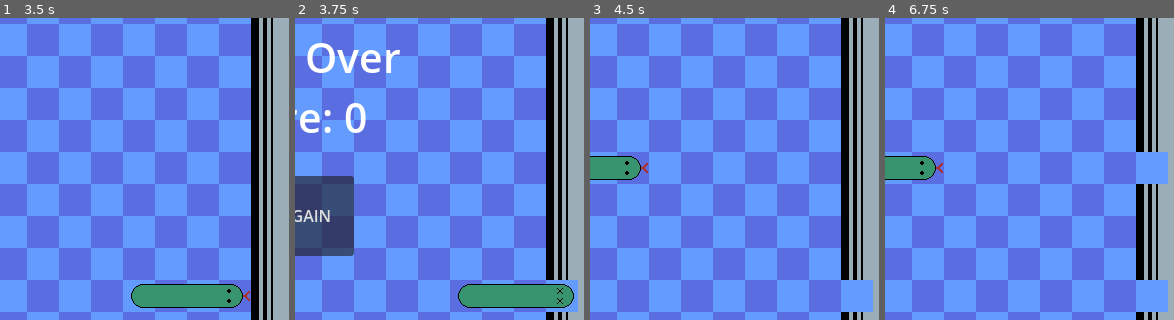
Above: before the commit, frames 1-4 (left to right).
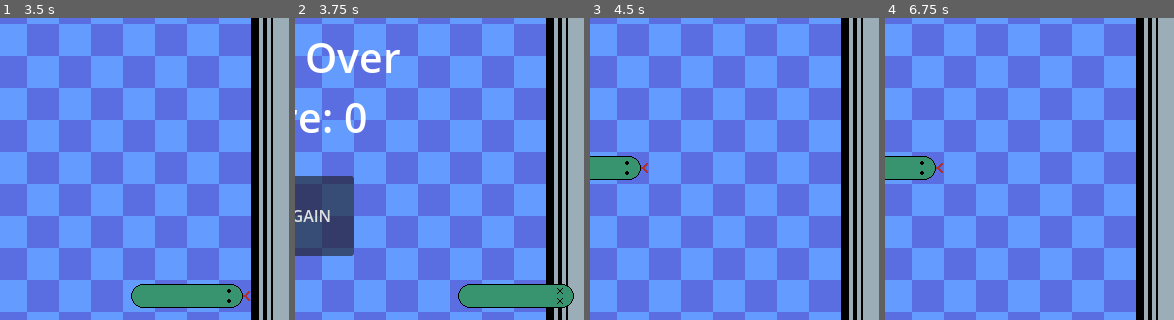
Above: after the commit, the same moments.

Repository: conor-wilson/snake
Game: Godot game, scene res://scenes/main.tscn
Same seed, same stepped clock (60 frames per second), same inputs: the game is played once before the commit and once after it.
Inputs:
- Up to frame 1 (3.5 s): click "START GAME" at 0.5 s; tap Enter at 1.25 s; hold Right (move_right) 1.28-2.03 s; hold Down (move_down) 2.03-2.78 s; hold Right (move_right) from 2.78 s (still down)
- Up to frame 2 (3.75 s): release Right (move_right) at 3.53 s; hold Up (move_up) from 3.53 s (still down)
- Up to frame 3 (4.5 s): release Up (move_up) at 4.25 s; click "TRY AGAIN" at 4.25 s
- Up to frame 4 (6.75 s): tap Space at 5 s; hold Left (move_left) 5.03-6.5 s; click "TRY AGAIN" at 6.5 s
The pictures show only the part of the screen within x 50-100%, y 31-81%; the shares and areas given below are measured in that part.

Frame 1 is identical in both runs. In frame 2, 0.5% of the frame differs, in the area x 86-98%, y 86-98%; in frame 3, 1.2%; in frame 4, 2.3%, in the area x 86-98%, y 44-98%.

Commit message:
Updated dead head tile to be rendered on the Foreground layer

Diff:
--- a/scenes/snake.gd
+++ b/scenes/snake.gd
@@ -135,7 +135,7 @@
 
 	# Clear the snake tiles
 	for s in snakeTiles:
-		erase_cell(1, s.coords)
+		erase_cell(s.get_layer(), s.get_coords())
 	snakeTiles = []
 
 	# Clear the apple tile
@@ -147,7 +147,7 @@
 
 # TODO: Descriptor
 func set_snake_cell(snake_tile : SnakeTile):
-	set_cell(1, snake_tile.get_coords(), 0, snake_tile.get_atlas_coords(), snake_tile.get_alt_id())
+	set_cell(snake_tile.get_layer(), snake_tile.get_coords(), 0, snake_tile.get_atlas_coords(), snake_tile.get_alt_id())
 
 # TODO: Descriptor
 func set_apple_cell():
--- a/scenes/snake_tile.gd
+++ b/scenes/snake_tile.gd
@@ -5,6 +5,7 @@
 var coords       : Vector2i
 var front_dir    : Vector2
 var back_dir     : Vector2
+var layer        : int
 var atlas_coords : Vector2i
 var alt_id       : int
 
@@ -23,10 +24,18 @@
 	var dir_sum = front_dir + back_dir
 
 	self.coords = coords
+	set_layer(type)
 	set_atlas_coords(type)
 	set_direction(front_dir, back_dir)
 
-# TODO: Discriptor
+# TODO: Descriptor
+func set_layer(type:String):
+	if type == "dead_head":
+		self.layer = 2
+	else:
+		self.layer = 1
+
+# TODO: Descriptor
 func set_atlas_coords(type:String):
 	match type:
 		"head":
@@ -86,6 +95,8 @@
 
 	return altID
 
+# TODO: Reorder these, and maybe have them defined within the field definition?
+
 func get_atlas_coords() -> Vector2i:
 	return atlas_coords
 
@@ -100,3 +111,6 @@
 
 func get_back_dir() -> Vector2:
 	return back_dir
+
+func get_layer() -> int:
+	return layer
